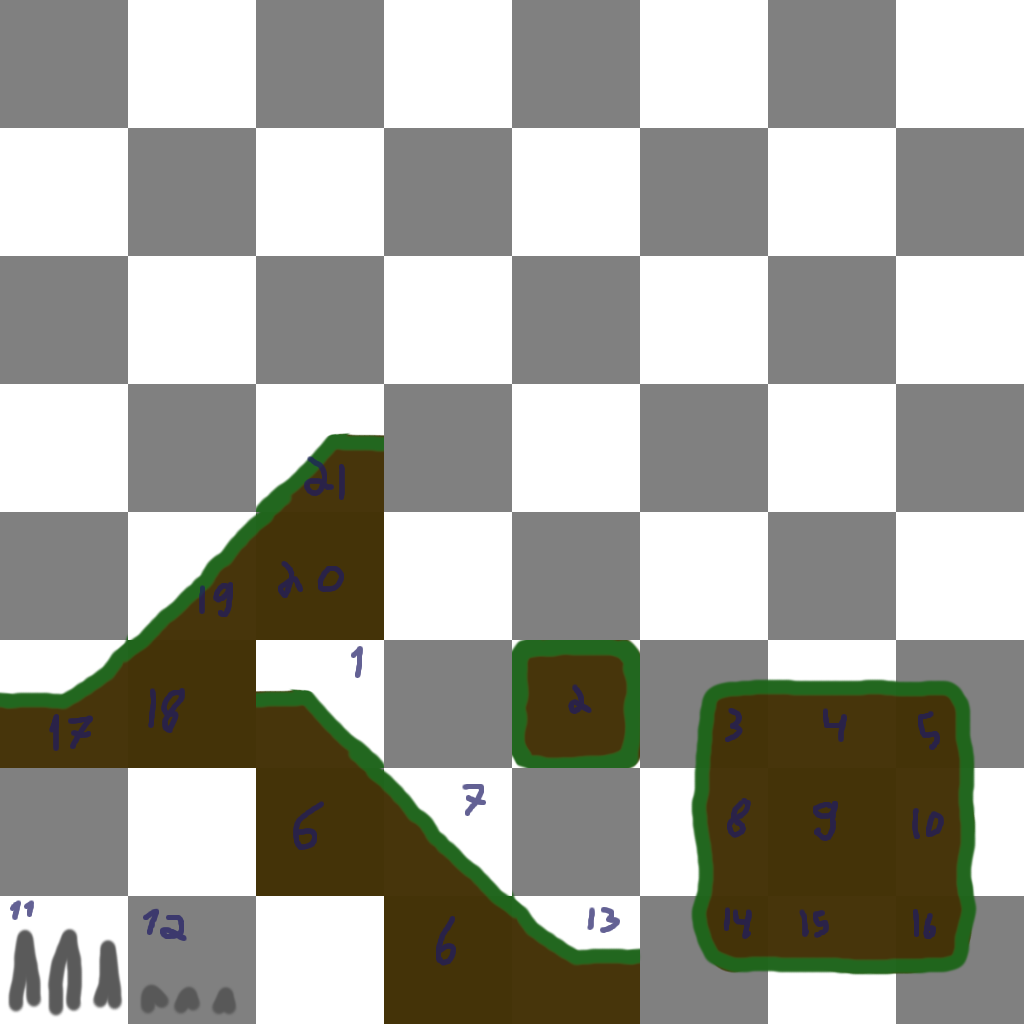
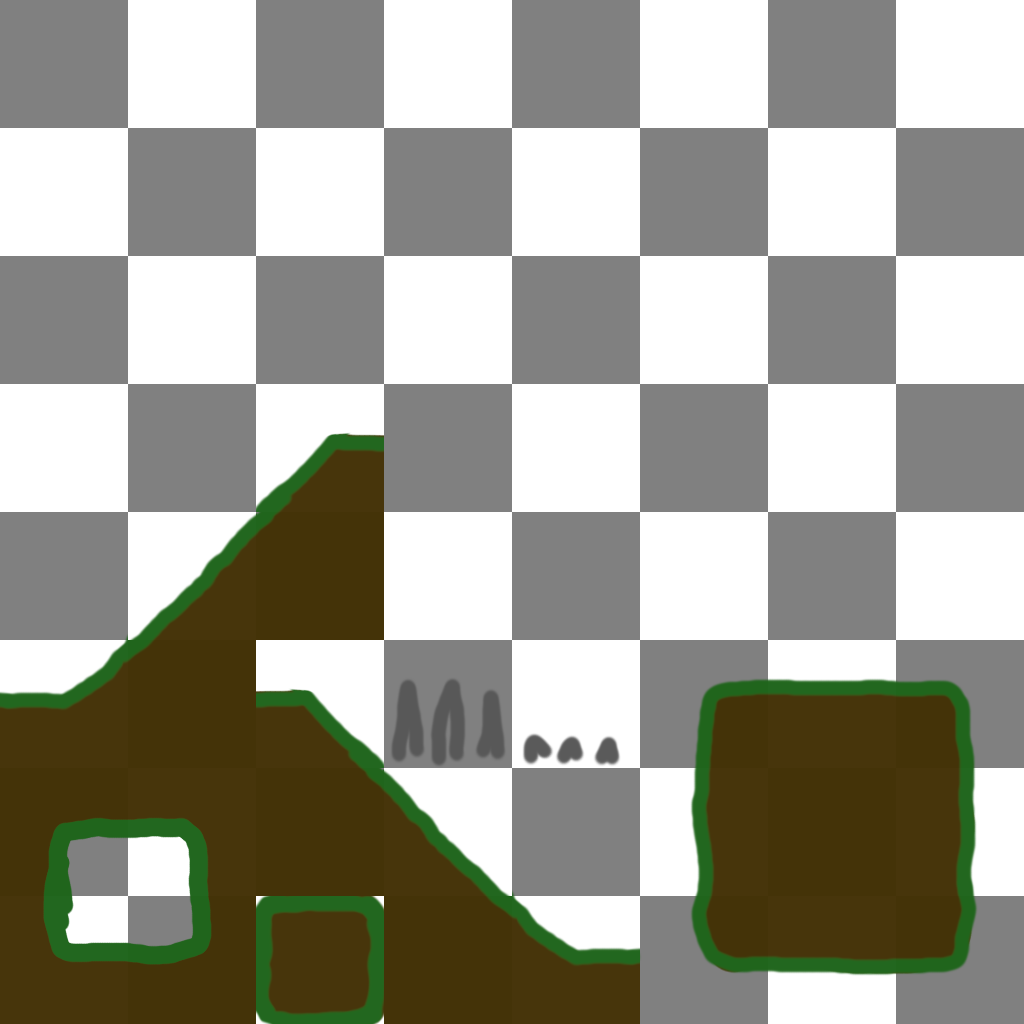
Two versions of the same layered image (1024px x 1024px). Layer-by-layer changes:
renamed "Numeração" to "Numeração #2", opacity 69% → 98%, painted on it over [0, 456, 944, 1024]
removed layer "Preenchimento" (was 98%) over [0, 456, 944, 1024]
